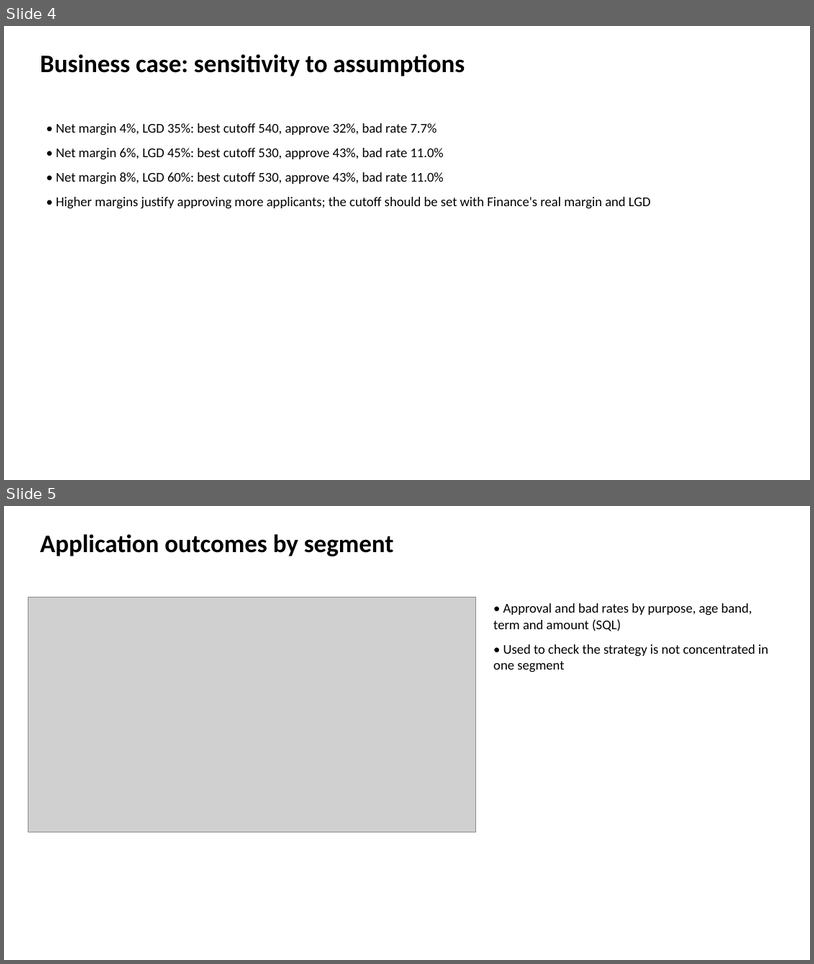
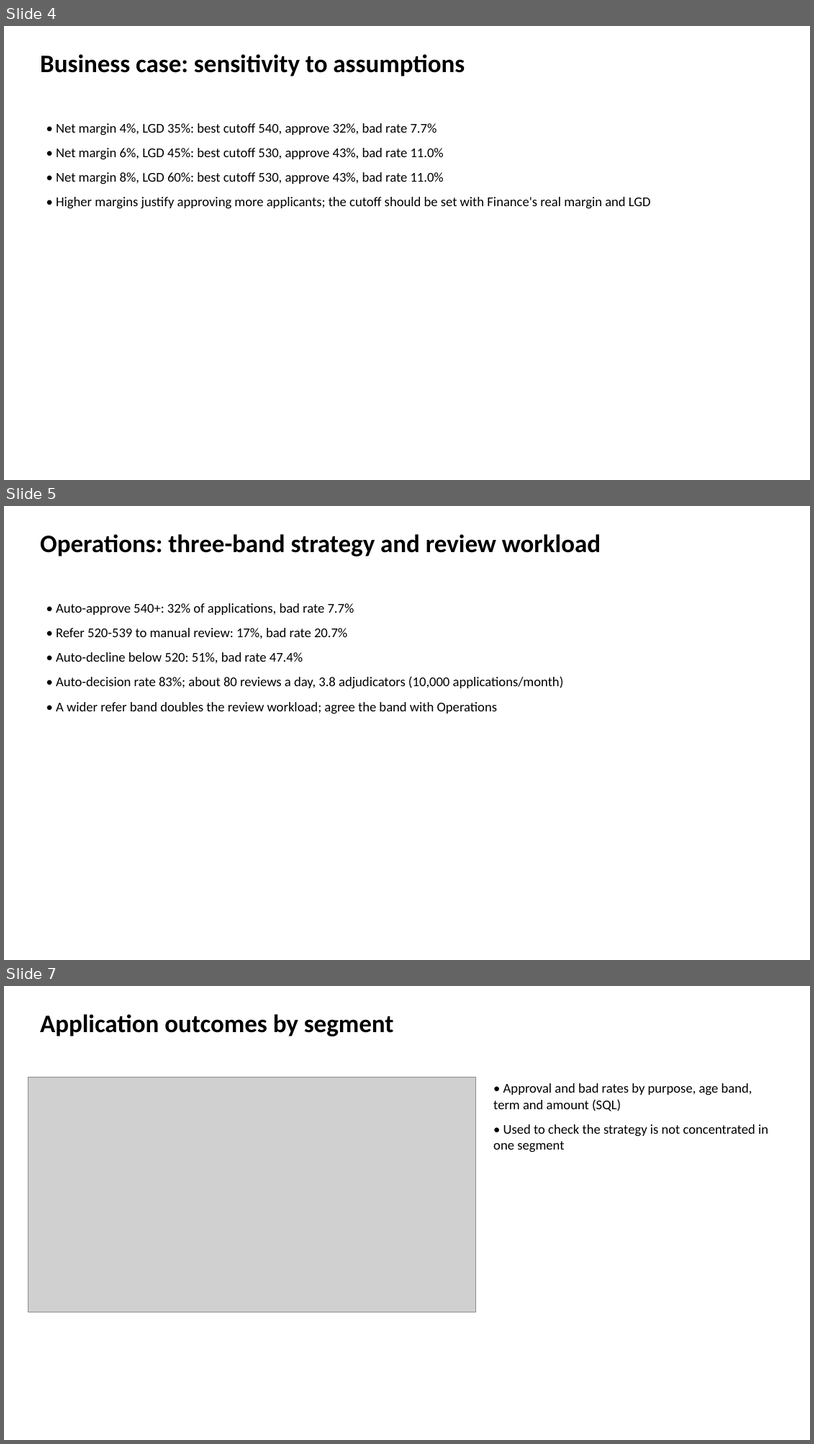
Before and after one commit to Snehachowdary56/credit-risk-acquisitions, a slide deck: output/credit_strategy_briefing.pptx. Shown one above the other, each under a label of ours: slides 4 and 5 before the commit, slides 4, 5 and 7 after it; the slides between them are not shown. The pictures are 814x964 and 814x1444 pixels, drawn with LibreOffice and Linux fonts; fonts in the diff are those of the drawing; grey boxes stand for pictures. Boxes give left, top, right and bottom in pixels: in the first picture for what was removed or moved away, otherwise in the second. Text is boxed around its words. In the diff, an @@ line names an element or a change of style, - is before the commit and + after.

Commit message:
Add operations three-band strategy and review workload, marketing segment targeting, and BigQuery SQL

```diff
--- a/output/credit_strategy_briefing.pptx
+++ b/output/credit_strategy_briefing.pptx
@@ slide 5 added at (4, 506, 810, 960), background #FFFFFF @@
@@ text added at (40, 534, 601, 556), 30 pt, text #000000, bold @@
+Operations: three-band strategy and review workload
@@ text added at (56, 603, 564, 714), 16 pt, text #000000 @@
+• Auto-approve 540+: 32% of applications, bad rate 7.7%
+• Refer 520-539 to manual review: 17%, bad rate 20.7%
+• Auto-decline below 520: 51%, bad rate 47.4%
+• Auto-decision rate 83%; about 80 reviews a day, 3.8 adjudicators (10,000 applications/month)
+• A wider refer band doubles the review workload; agree the band with Operations
@@ what was slide 5 is now slide 7 @@
```
Also in this commit, not shown: 1 other slide added, 15 other files.
